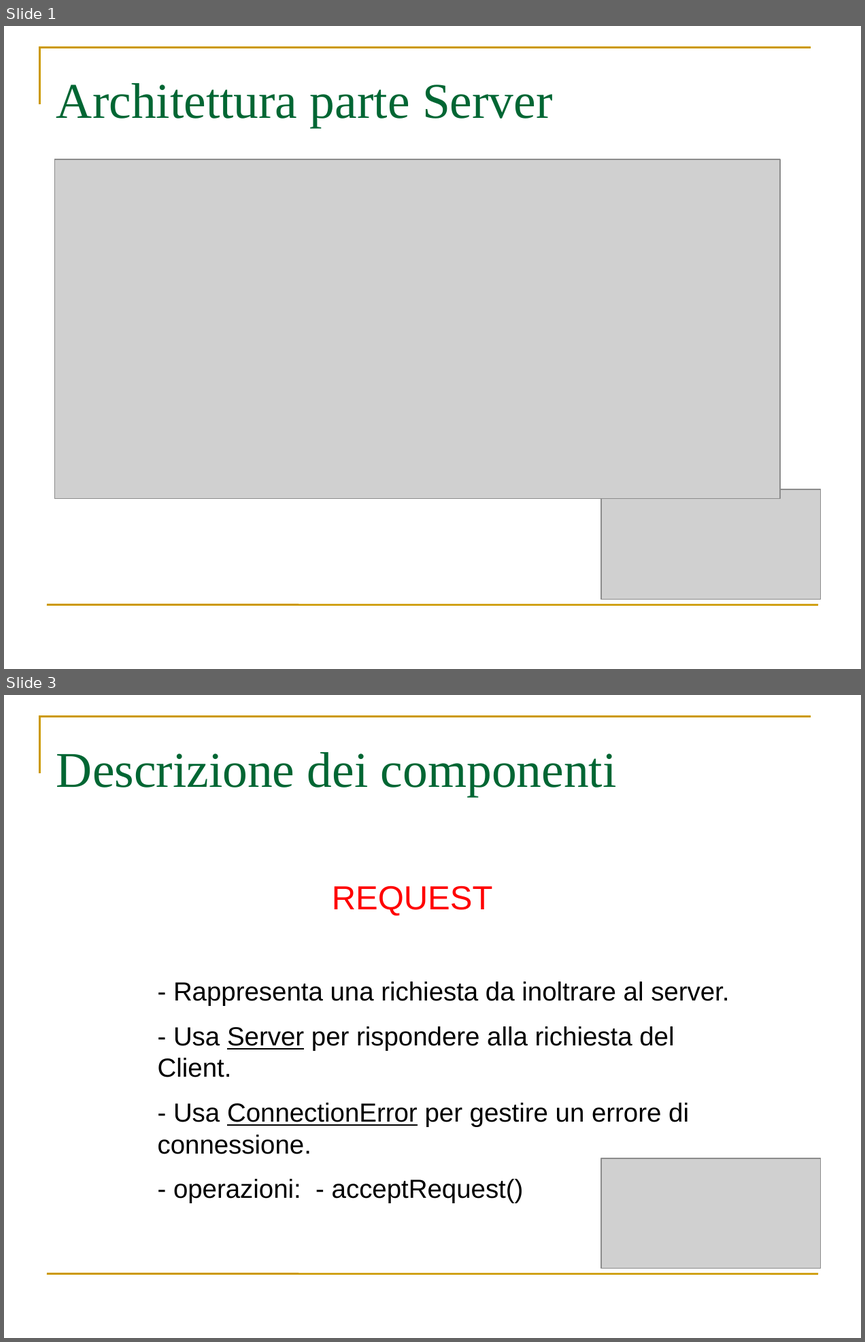
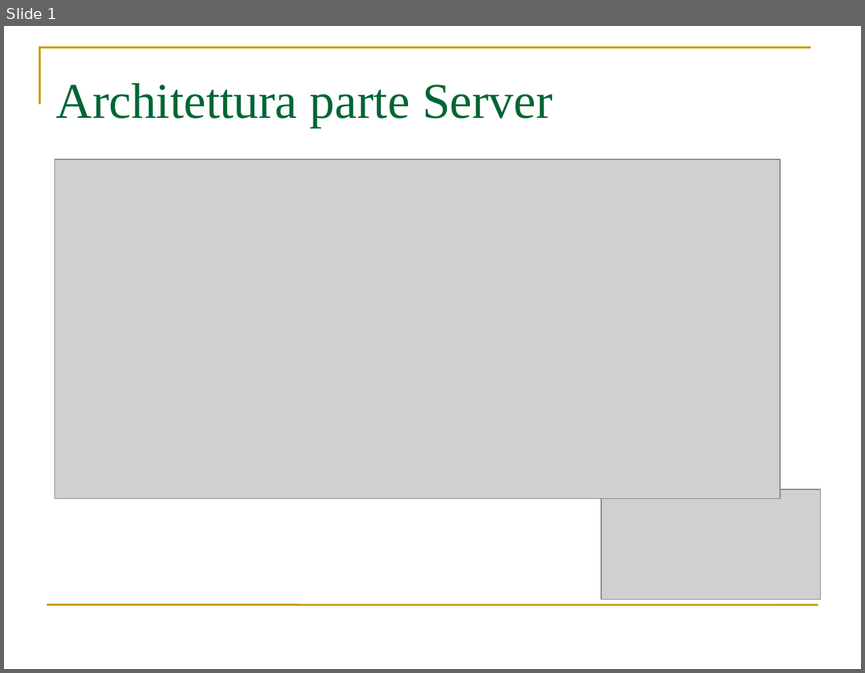
Before and after one commit to webshape/ajaxdraw, a slide deck: doc/PresentazioneRPP/PresentazioneSTServer.ppt. Shown one above the other, each under a label of ours: slides 1 and 3 before the commit, slide 1 after it; the slides between them are not shown. The pictures are 865x1342 and 865x673 pixels, drawn with LibreOffice and Linux fonts; fonts in the diff are those of the drawing; grey boxes stand for pictures. Boxes give left, top, right and bottom in pixels: in the first picture for what was removed or moved away, otherwise in the second. Text is boxed around its words. In the diff, an @@ line names an element or a change of style, - is before the commit and + after.

Commit message:
ridotta presentazione ST del Server

```diff
--- a/doc/PresentazioneRPP/PresentazioneSTServer.ppt
+++ b/doc/PresentazioneRPP/PresentazioneSTServer.ppt
@@ slide 3 removed at bbox=[4, 695, 861, 1338], background #FFFFFF; not listed: 2 template elements that a slide beside it also shows @@
@@ title removed at bbox=[56, 752, 617, 796] @@
-Descrizione dei componenti
@@ text removed at bbox=[158, 885, 729, 1203] @@
-REQUEST
-- Rappresenta una richiesta da inoltrare al server.
-- Usa Server per rispondere alla richiesta del Client.
-- Usa ConnectionError per gestire un errore di connessione.
-- operazioni: - acceptRequest()
@@ picture removed at bbox=[601, 1157, 821, 1268] @@
```
Also in this commit, not shown: 1 slide added, 6 other slides removed.
